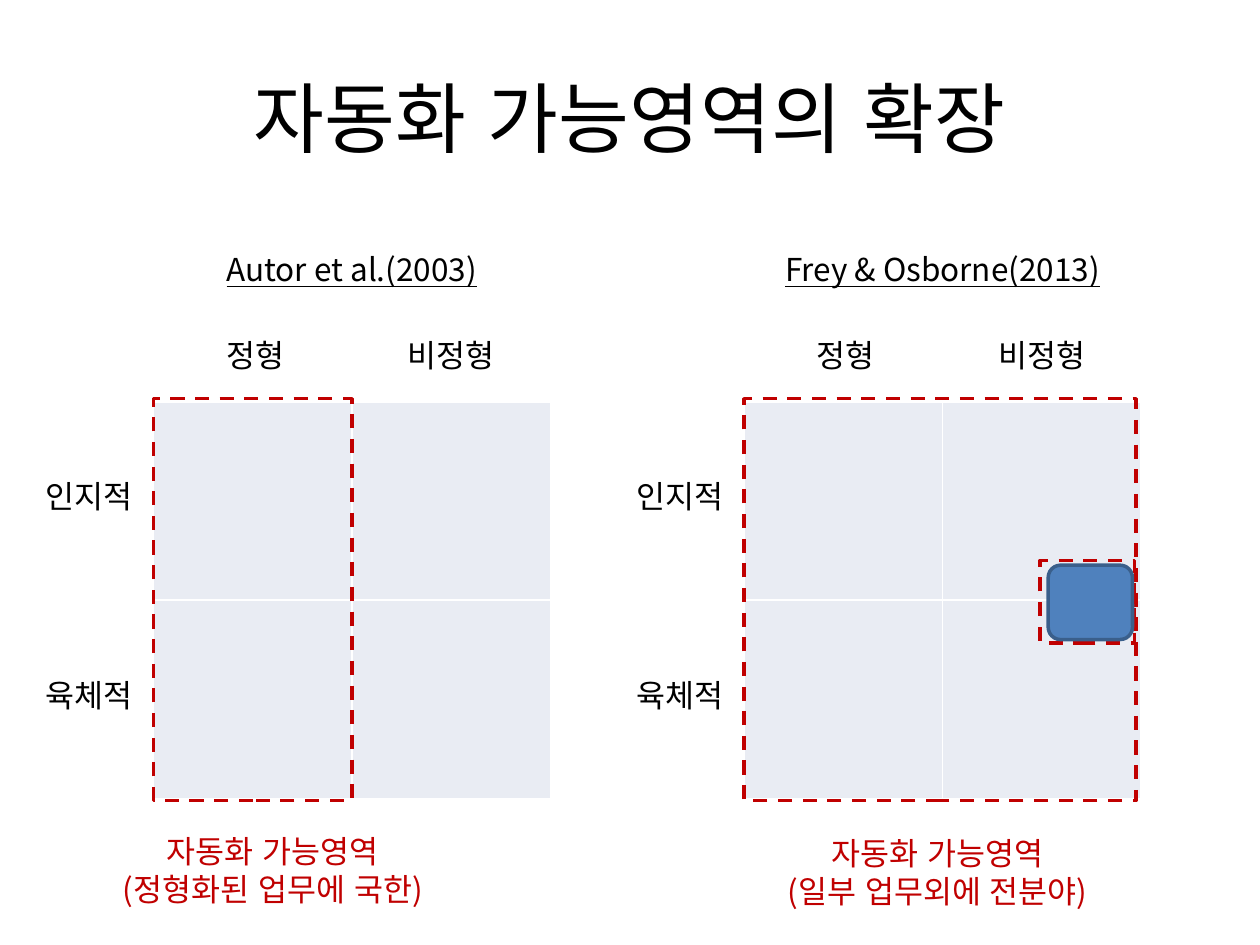
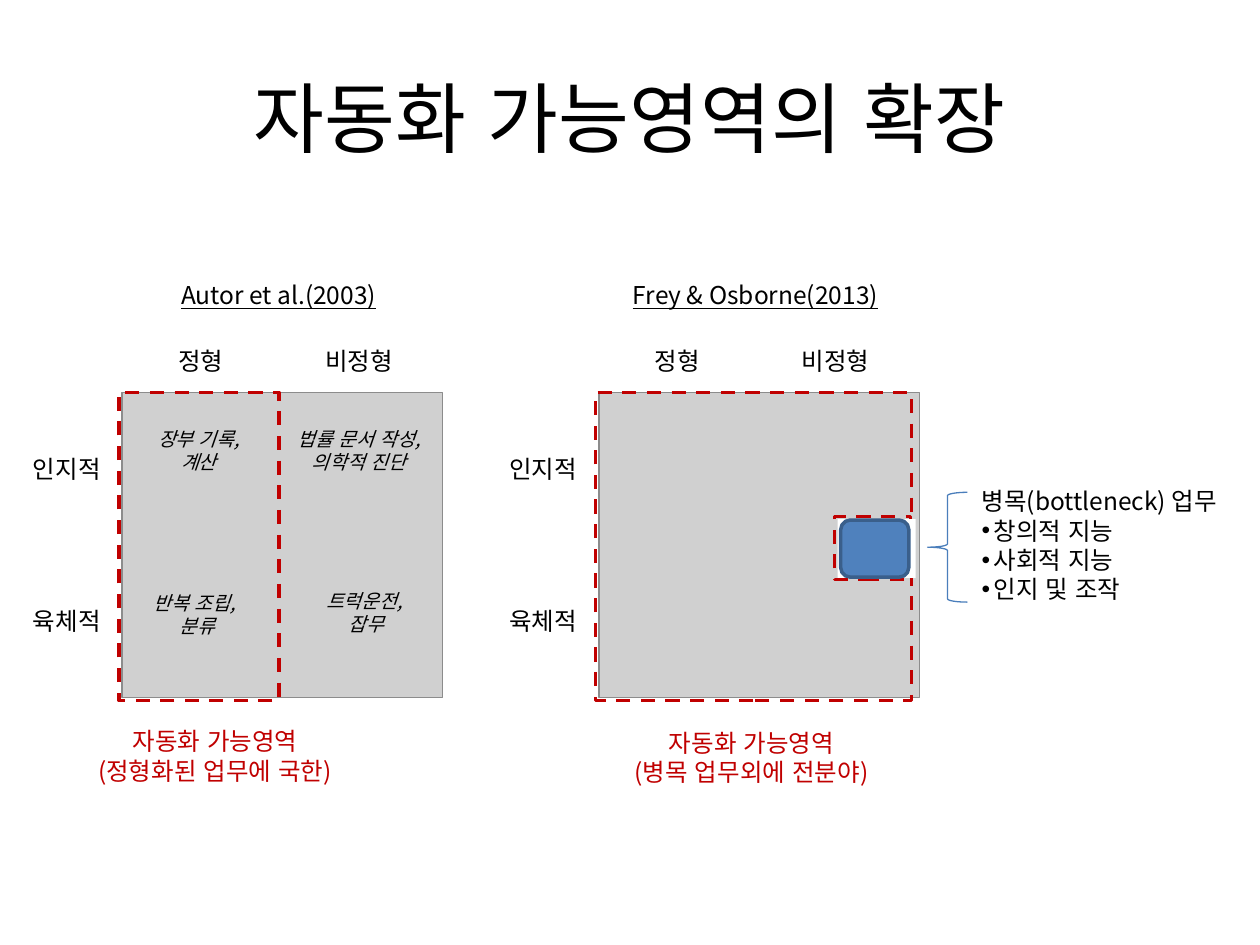
Before and after one commit to externalbrainlab/externalbrainlab.github.io, a slide deck: slide 1 of ppt/차트.pptx (slide 3 before the commit). Drawn at 1260x945 pixels with LibreOffice and Linux fonts; fonts in the diff are those of the drawing; grey boxes stand for pictures; background and template pictures are left out. Boxes give left, top, right and bottom in pixels: in the first picture for what was removed or moved away, otherwise in the second. Text is boxed around its words. In the diff, an @@ line names an element or a change of style, - is before the commit and + after.

```diff
--- a/ppt/차트.pptx
+++ b/ppt/차트.pptx
@@ text "Autor et al.(2003)": place and size @@
-text "Autor et al.(2003)" at (227, 255, 477, 287)
+text "Autor et al.(2003)" at (181, 284, 376, 309)
@@ text "Frey & Osborne(2013)": place and size @@
-text "Frey & Osborne(2013)" at (785, 255, 1100, 289)
+text "Frey & Osborne(2013)" at (633, 284, 878, 310)
@@ text "정형": place and size @@
-text "정형" at (226, 340, 284, 370)
+text "정형" at (178, 349, 223, 372)
@@ text "비정형": place and size @@
-text "비정형" at (408, 340, 495, 370)
+text "비정형" at (325, 349, 393, 372)
@@ text "정형": place and size @@
-text "정형" at (817, 340, 875, 370)
+text "정형" at (655, 349, 700, 372)
@@ text "비정형": place and size @@
-text "비정형" at (998, 340, 1085, 370)
+text "비정형" at (802, 349, 870, 372)
@@ rectangle: place and size @@
-rectangle at (154, 398, 352, 800)
+rectangle at (118, 393, 278, 702)
@@ table removed at (154, 402, 549, 799), 2 rows, 2 columns @@
- | 
- | 
@@ rectangle: place and size @@
-rectangle at (745, 398, 1137, 800)
+rectangle at (596, 393, 912, 702)
@@ table removed at (745, 402, 1140, 799), 2 rows, 2 columns @@
- | 
- | 
@@ text "인지적": place and size @@
-text "인지적" at (46, 482, 133, 511)
+text "인지적" at (33, 457, 101, 480)
@@ text "인지적": place and size @@
-text "인지적" at (636, 482, 723, 511)
+text "인지적" at (509, 457, 577, 480)
@@ group added at (122, 393, 1217, 698): 5 texts, 2 pictures, 1 rectangle, 1 left brace @@
+병목(bottleneck) 업무
+• 창의적 지능
+• 사회적 지능
+• 인지 및 조작
+장부 기록,
+계산
+반복 조립,
+분류
+법률 문서 작성,
+의학적 진단
+트럭운전,
+잡무
@@ rectangle: place and size @@
-rectangle at (1041, 561, 1135, 643)
+rectangle at (834, 517, 910, 580)
@@ rounded rectangle: place and size @@
-rounded rectangle at (1048, 566, 1133, 640)
+rounded rectangle at (840, 520, 908, 577)
@@ text "육체적": place and size @@
-text "육체적" at (46, 681, 133, 710)
+text "육체적" at (33, 609, 101, 632)
@@ size 18 to 14 pt in 11 elements at (33, 457, 101, 480), (178, 349, 223, 372), (325, 349, 393, 372), (181, 284, 376, 309), (33, 609, 101, 632), (509, 457, 577, 480), (655, 349, 700, 372), (98, 729, 332, 785), (802, 349, 870, 372), (633, 284, 878, 310), (509, 609, 577, 632) @@
@@ text "육체적": place and size @@
-text "육체적" at (636, 681, 723, 710)
+text "육체적" at (509, 609, 577, 632)
@@ text "자동화 가능영역 (정형화된 업무에 국한)": place and size @@
-text "자동화 가능영역 (정형화된 업무에 국한)" at (123, 837, 423, 907)
+text "자동화 가능영역 (정형화된 업무에 국한)" at (98, 729, 332, 785)
@@ text "자동화 가능영역": place and size @@
-text "자동화 가능영역" at (788, 839, 1088, 909)
+text "자동화 가능영역" at (635, 731, 868, 786)
@@ text at (669, 731, 834, 754): size 18 to 14 pt in "자동화 가능영역" @@
@@ text at (635, 760, 868, 786): text changed; size 18 to 14 pt @@
-(일부 업무외에 전분야)
+(병목 업무외에 전분야)
```
Also in this commit, not shown: 3 other slides changed, 1 slide added, 2 slides removed, 1 other file.
